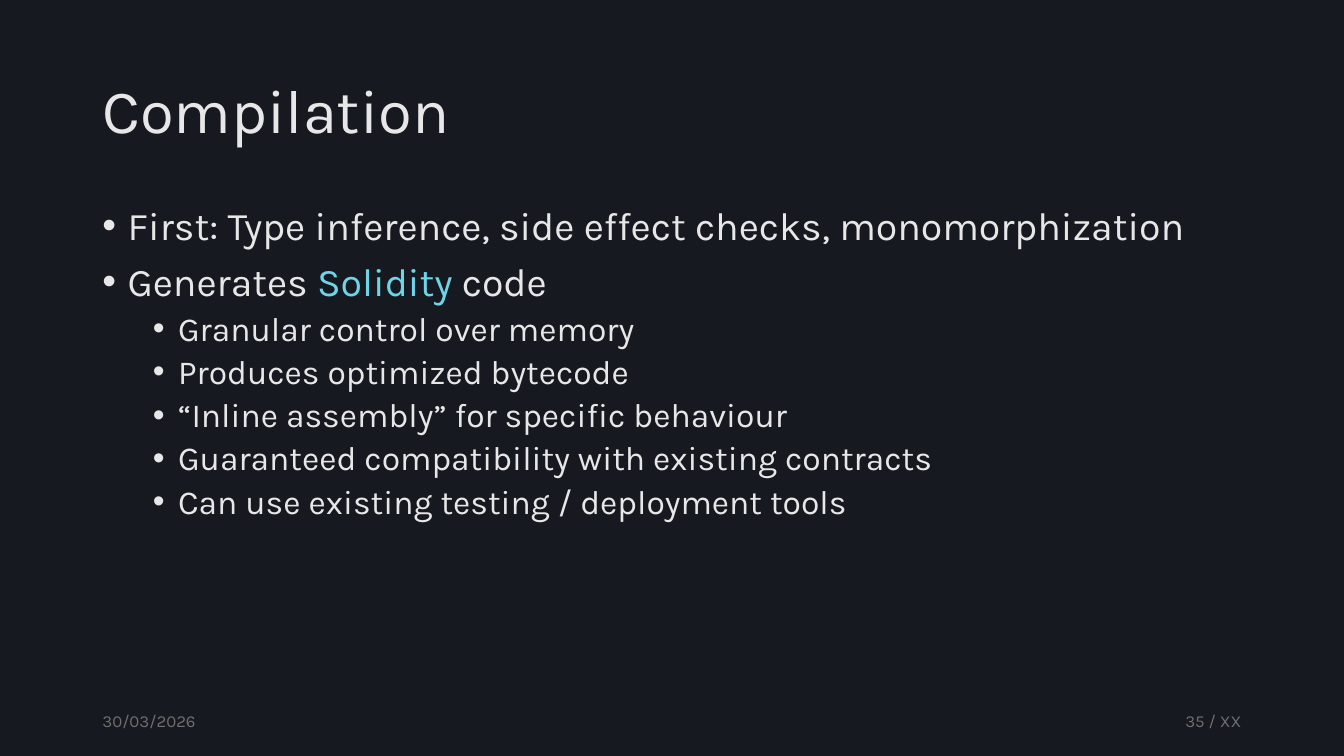
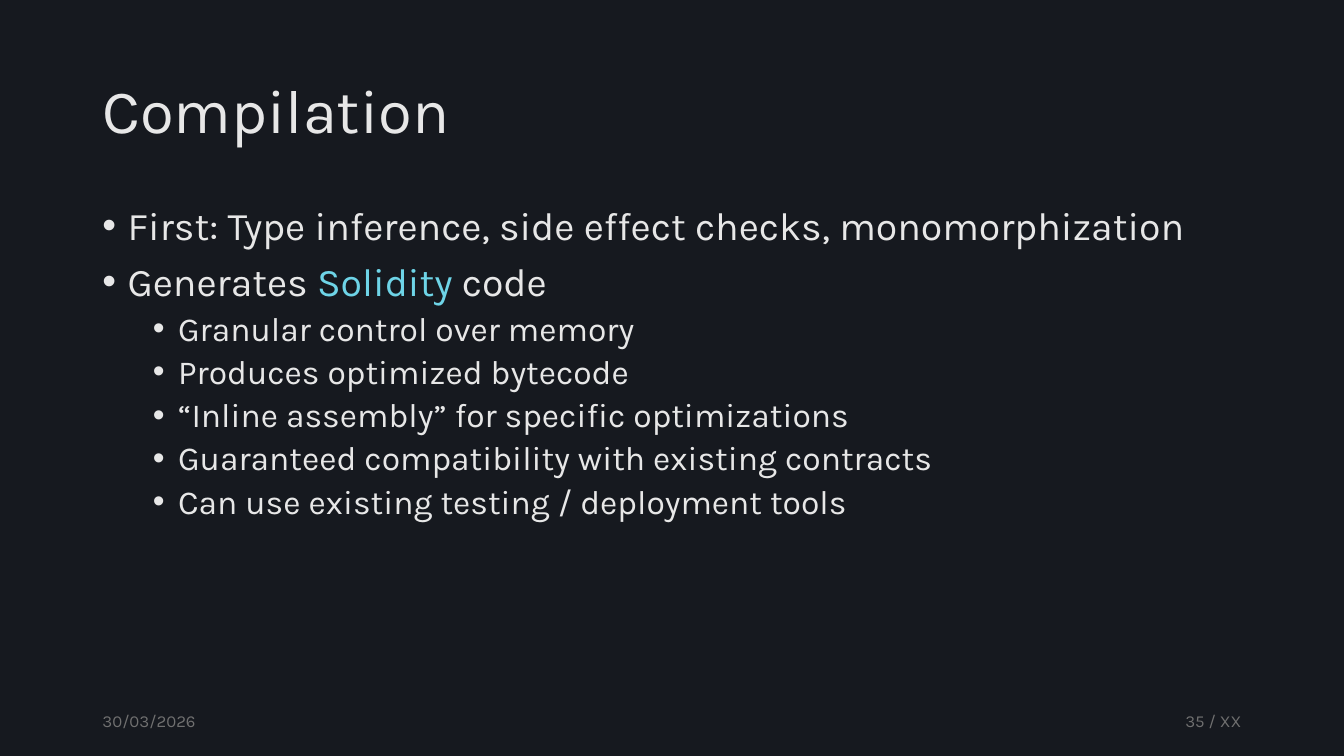
Before and after one commit to tzann/thesis, a slide deck: slide 35 of doc/presentation/Thesis.pptx. Drawn at 1344x756 pixels with LibreOffice and Linux fonts; fonts in the diff are those of the drawing. Boxes give left, top, right and bottom in pixels: in the first picture for what was removed or moved away, otherwise in the second. Text is boxed around its words. In the diff, an @@ line names an element or a change of style, - is before the commit and + after.

```diff
--- a/doc/presentation/Thesis.pptx
+++ b/doc/presentation/Thesis.pptx
@@ text at (x1=178, y1=404, x2=848, y2=436): text changed @@
-  • “Inline assembly” for specific behaviour
+  • “Inline assembly” for specific optimizations
```
Also in this commit, not shown: 6 other slides changed, 7 slides added, 1 slide removed, 2 other files.
